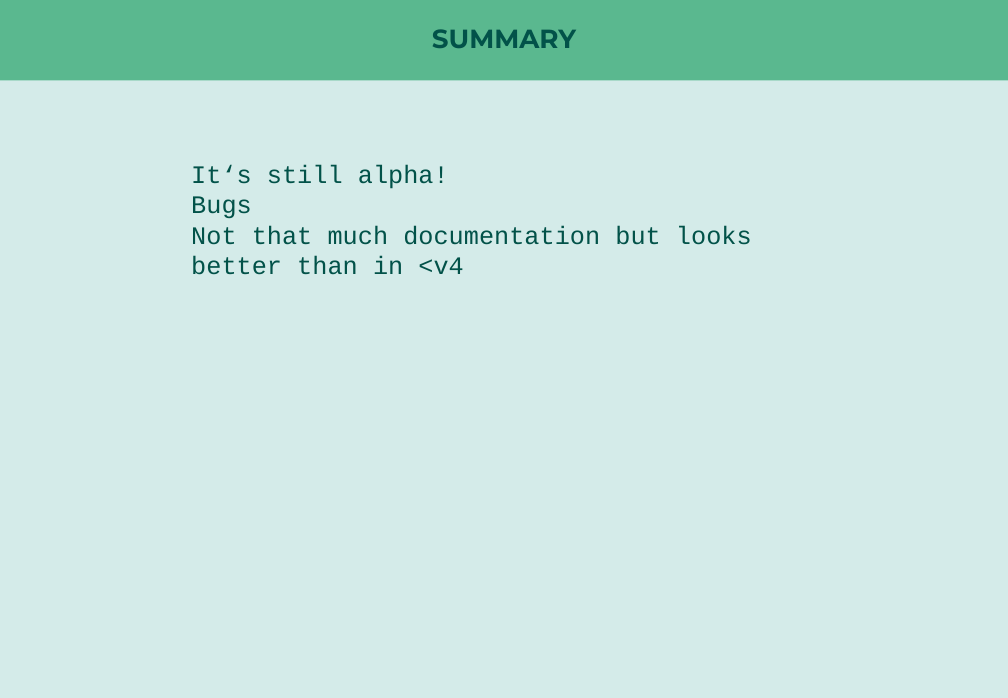
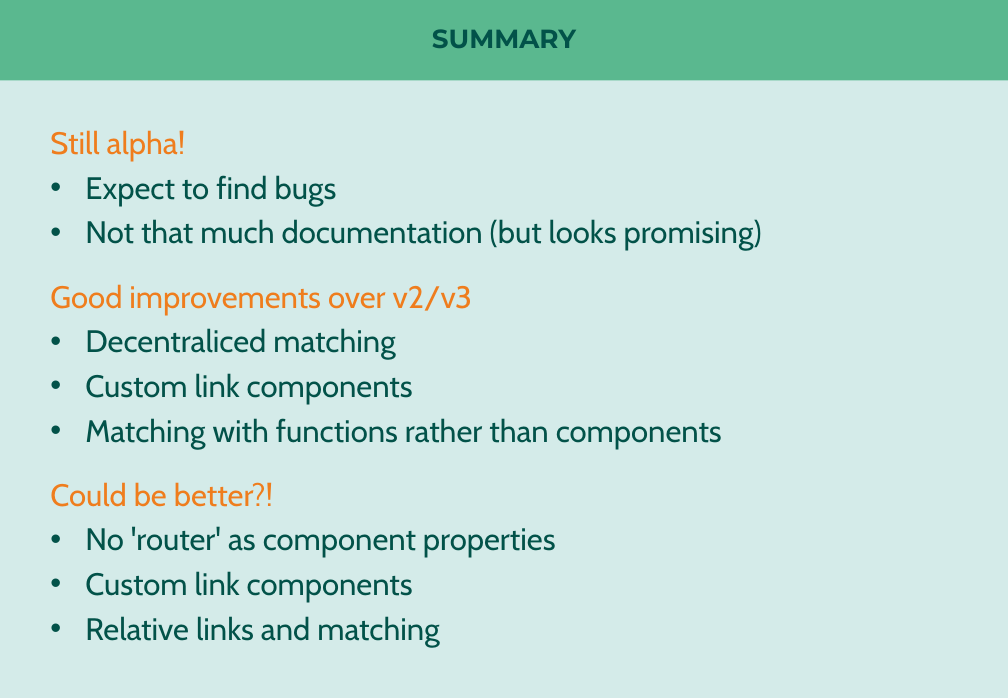
Before and after one commit to nilshartmann/react-rr4-example, a slide deck: slide 23 of react-router-meetup.pptx (slide 19 before the commit). Drawn at 1008x698 pixels with LibreOffice and Linux fonts; fonts in the diff are those of the drawing. Boxes give left, top, right and bottom in pixels: in the first picture for what was removed or moved away, otherwise in the second. Text is boxed around its words. In the diff, an @@ line names an element or a change of style, - is before the commit and + after.

```diff
--- a/react-router-meetup.pptx
+++ b/react-router-meetup.pptx
@@ text added at bbox=[50, 130, 762, 647], 24 pt, text #025249 @@
+Still alpha!
+• Expect to find bugs
+• Not that much documentation (but looks promising)
+Good improvements over v2/v3
+• Decentraliced matching
+• Custom link components
+• Matching with functions rather than components
+Could be better?!
+• No 'router' as component properties
+• Custom link components
+• Relative links and matching
@@ text removed at bbox=[191, 165, 752, 275] @@
-It‘s still alpha!
-Bugs
-Not that much documentation but looks better than in <v4
```
Also in this commit, not shown: 10 other slides changed, 9 slides added, 5 slides removed.
